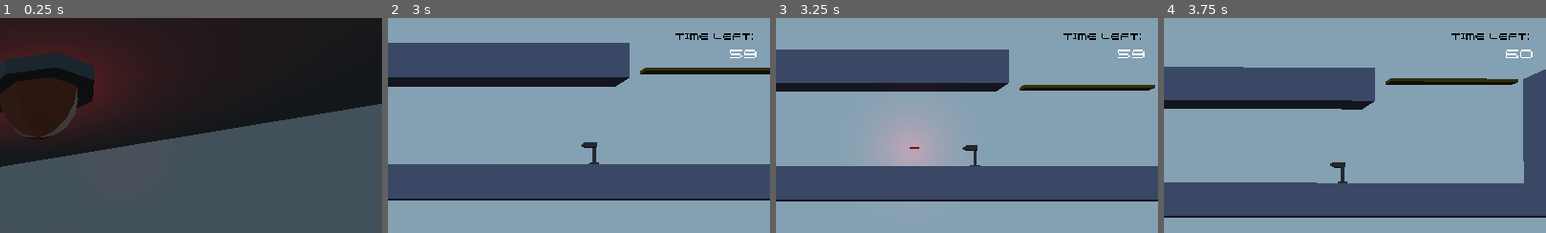
Above: before the commit, frames 1-4 (left to right).
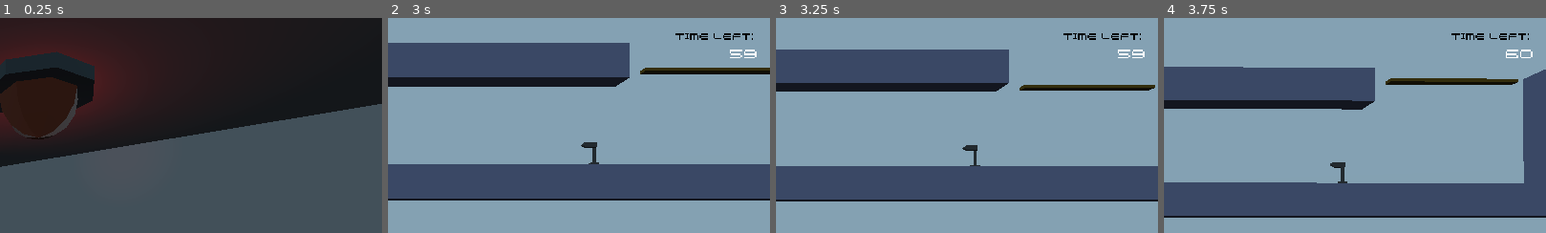
Above: after the commit, the same moments.

Repository: dsaltares/ludumdare-47
Game: Godot game, scene res://Main.tscn
Same seed, same stepped clock (60 frames per second), same inputs: the game is played once before the commit and once after it. Sound files missing from this copy of the repository are replaced by a short silence.
Inputs:
- Up to frame 1 (0.25 s): no input
- Up to frame 2 (3 s): hold D (move_right) 0.53-1.28 s; tap N (new_run) every 0.75 s from 0.6 to 2.85 s; tap Space (jump) at 0.77, 1.52 s; tap Enter at 1.25 s; hold A (move_left) 1.28-2.03 s; hold D (move_right) from 2.03 s (still down)
- Up to frame 3 (3.25 s): keep holding D (move_right); tap Space (jump) at 3.02 s
- Up to frame 4 (3.75 s): release D (move_right) at 3.53 s; hold A (move_left) from 3.53 s (still down); tap N (new_run) at 3.6 s
The pictures show only the part of the screen within x 50-100%, y 0-50%; the shares and areas given below are measured in that part.

Frames 1-2 are identical in both runs. In frame 3, 2.8% of the frame differs, in the area x 27-43%, y 47-69%; in frame 4, nothing differs.

Commit message:
adjust firing rate for coupled turrets

Diff:
--- a/game/Level/Level.tscn
+++ b/game/Level/Level.tscn
@@ -127,7 +127,7 @@
 
 [node name="LaserTurret2" parent="Environment/Traps" instance=ExtResource( 9 )]
 transform = Transform( -1, 0, -3.25841e-07, 0, 1, 0, 3.25841e-07, 0, -1, -13.6604, 14, 0 )
-shooting_rate = 1.5
+shooting_rate = 3.0
 
 [node name="LaserTurret3" parent="Environment/Traps" instance=ExtResource( 9 )]
 transform = Transform( -1, 0, -3.25841e-07, 0, 1, 0, 3.25841e-07, 0, -1, 10.4, 40, 0 )
Not shown: 1 places in game/Level/Level.tscn that only renumber resources
